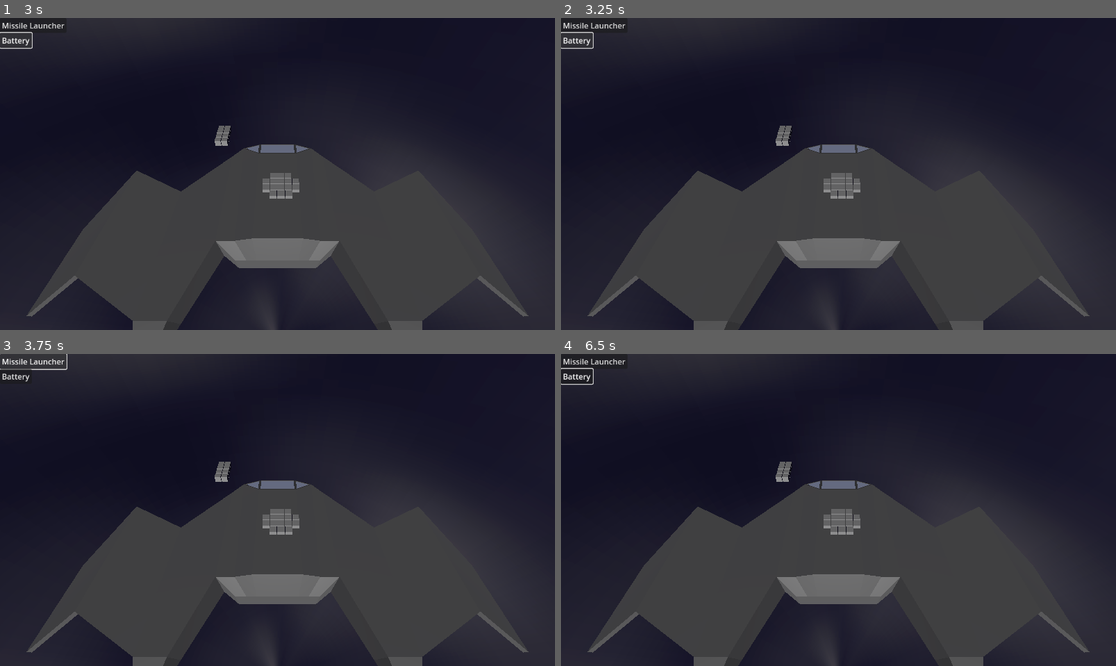
Above: before the commit, frames 1-4 (two rows, left to right).
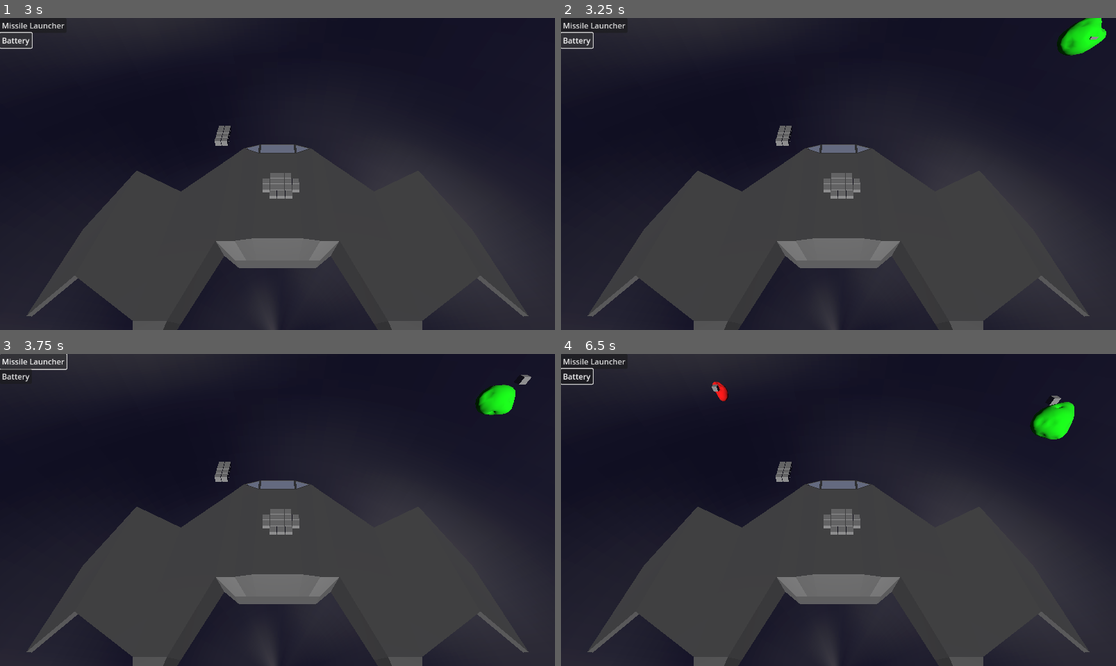
Above: after the commit, the same moments.

Repository: Xwilarg/LudumDare54
Game: Godot game, scene res://Scenes/Main.tscn
The game is run twice, just before and just after one commit, with the same random seed, the same clock (stepped at 60 frames per second) and the same inputs. Video files are missing from this copy of the repository; at most half a second of black plays in their place.
Inputs (mouse positions are in pixels of both pictures, inside the frame that each line leads up to):
- Up to frame 1 (3 s): click "Missile Launcher" at 0.5 s; click "Battery" at 1.25 s; click "Missile Launcher" at 2 s; click "Battery" at 2.75 s
- Up to frame 2 (3.25 s): no input
- Up to frame 3 (3.75 s): click "Missile Launcher" at 3.5 s
- Up to frame 4 (6.5 s): click "Battery" at 4.25 s; move the mouse to (960, 494) at 5.02 s; click (960, 494) at 5.17 s; move the mouse to (727, 525) at 5.77 s; click (727, 525) at 5.92 s

Frame 1 is identical in both runs. In frame 2, 0.7% of the frame differs, in the area x 89-99%, y 0-13%; in frame 3, 0.6%; in frame 4, 0.9%, in the area x 27-93%, y 8-28%.
Error before the commit: Parse Error: Identifier "material_" not declared in the current scope. (res://Scripts/AsteroidSpawner.gd:52)

Commit message:
Fix the **** bug

Diff:
--- a/Scripts/AsteroidSpawner.gd
+++ b/Scripts/AsteroidSpawner.gd
@@ -49,6 +49,7 @@
 	asteroid.position = asteroid_position
 	asteroid.parent = self
 	asteroid.set_type(type)
+	var material_ =  asteroid_type["material"]
 	asteroid.set_material(material_)
 
 	asteroid.set_target(target)
